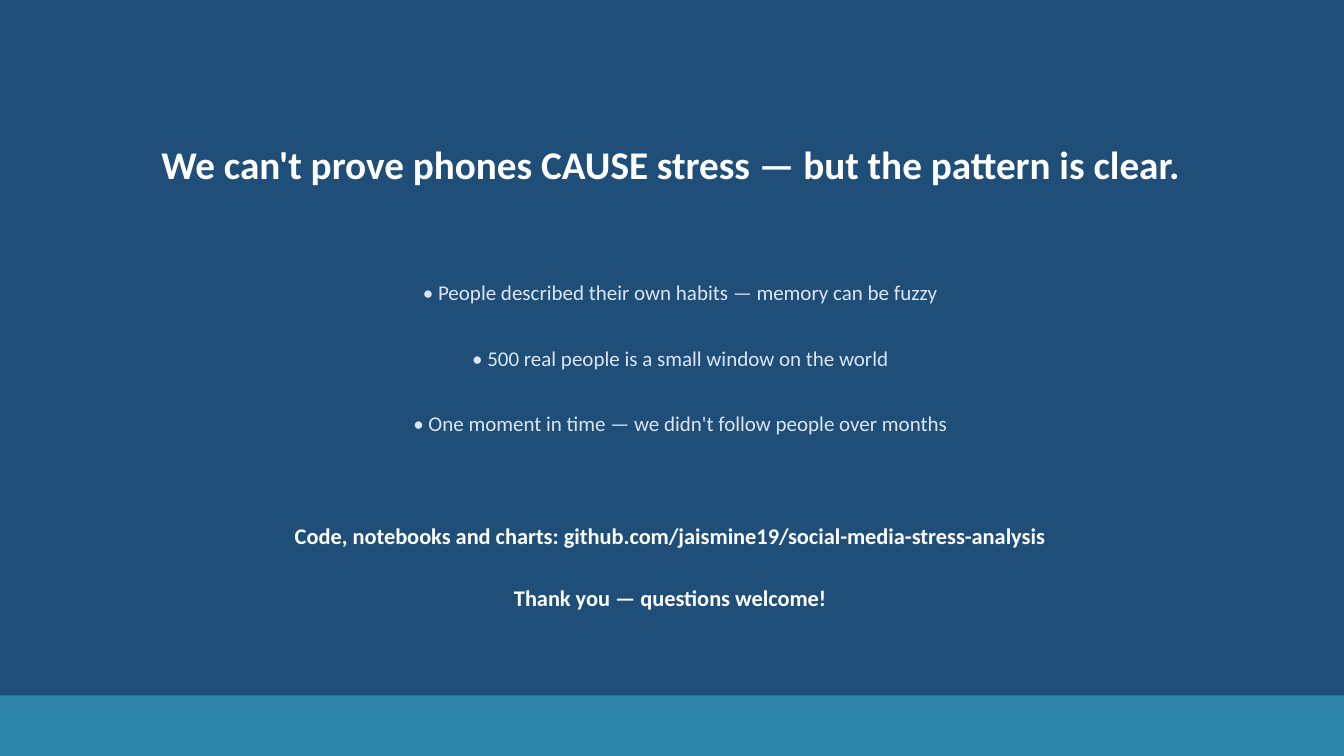
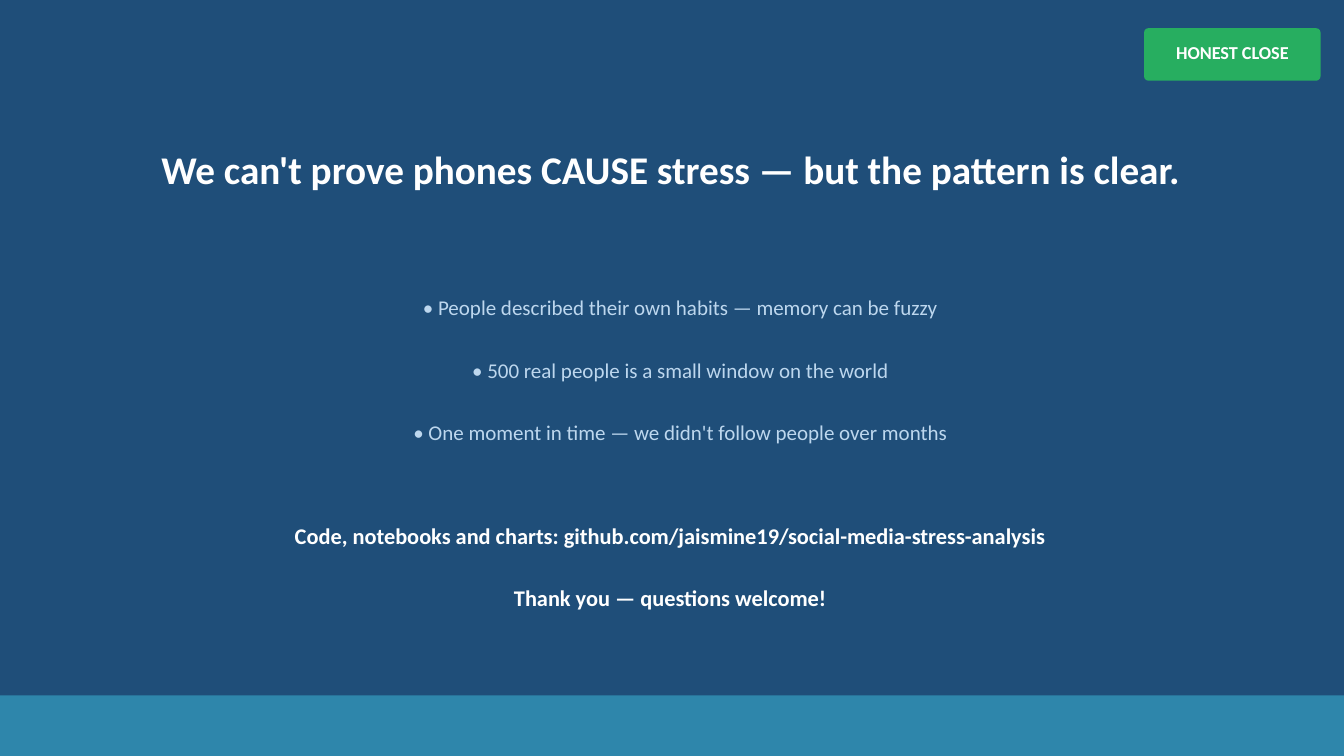
Before and after one commit to jaismine19/social-media-stress-analysis, a slide deck: slide 16 of presentation/Social_Media_Stress_Presentation.pptx. Drawn at 1344x756 pixels with LibreOffice and Linux fonts; fonts in the diff are those of the drawing. Boxes give left, top, right and bottom in pixels: in the first picture for what was removed or moved away, otherwise in the second. Text is boxed around its words. In the diff, an @@ line names an element or a change of style, - is before the commit and + after.

```diff
--- a/presentation/Social_Media_Stress_Presentation.pptx
+++ b/presentation/Social_Media_Stress_Presentation.pptx
@@ rounded rectangle added at [1144, 28, 1321, 81], fill #27AE60 @@
@@ text added at [1176, 47, 1289, 59], 13 pt, text #FFFFFF, bold @@
+HONEST CLOSE
@@ text "We can't prove phones CAUSE ...": place and size @@
-text "We can't prove phones CAUSE ..." at [161, 151, 1180, 185]
+text "We can't prove phones CAUSE ..." at [161, 156, 1180, 190]
@@ text colour #DCE6F1 to #BDD7EE in 3 elements at [428, 425, 947, 444], [487, 363, 888, 382], [438, 300, 937, 319] @@
@@ text "• People described their own ...": place and size @@
-text "• People described their own ..." at [438, 285, 937, 304]
+text "• People described their own ..." at [438, 300, 937, 319]
@@ text "• 500 real people is ...": place and size @@
-text "• 500 real people is ..." at [487, 351, 888, 370]
+text "• 500 real people is ..." at [487, 363, 888, 382]
@@ text "• One moment in time ...": place and size @@
-text "• One moment in time ..." at [428, 416, 947, 435]
+text "• One moment in time ..." at [428, 425, 947, 444]
```
Also in this commit, not shown: 15 other slides changed.
